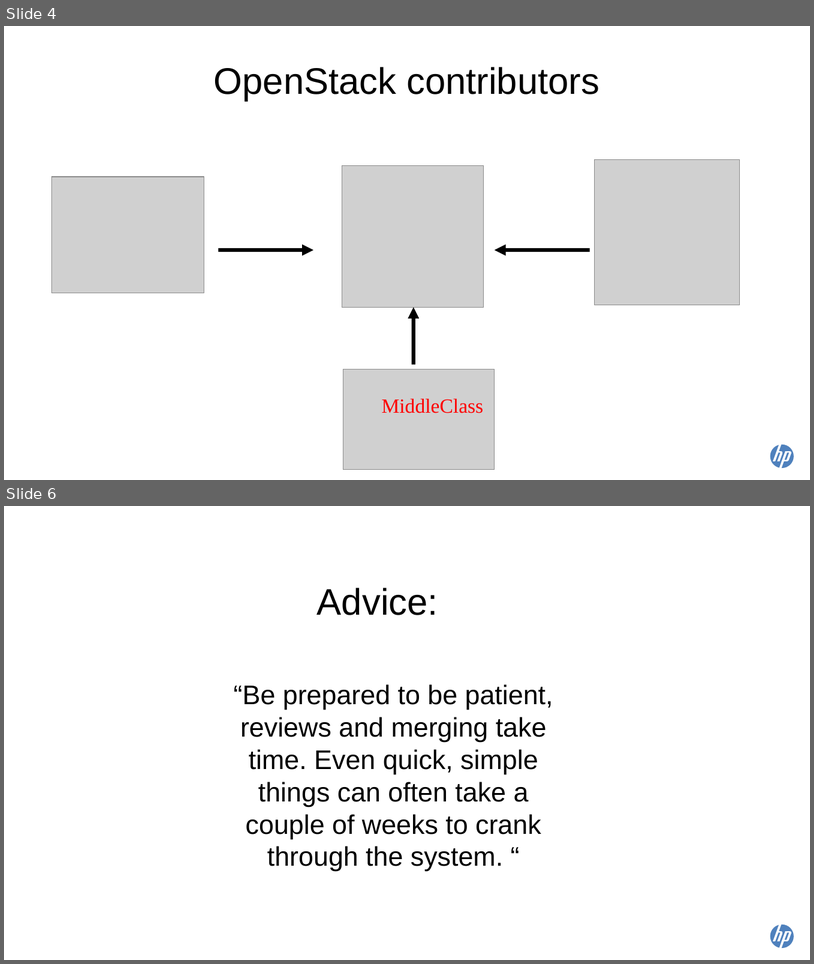
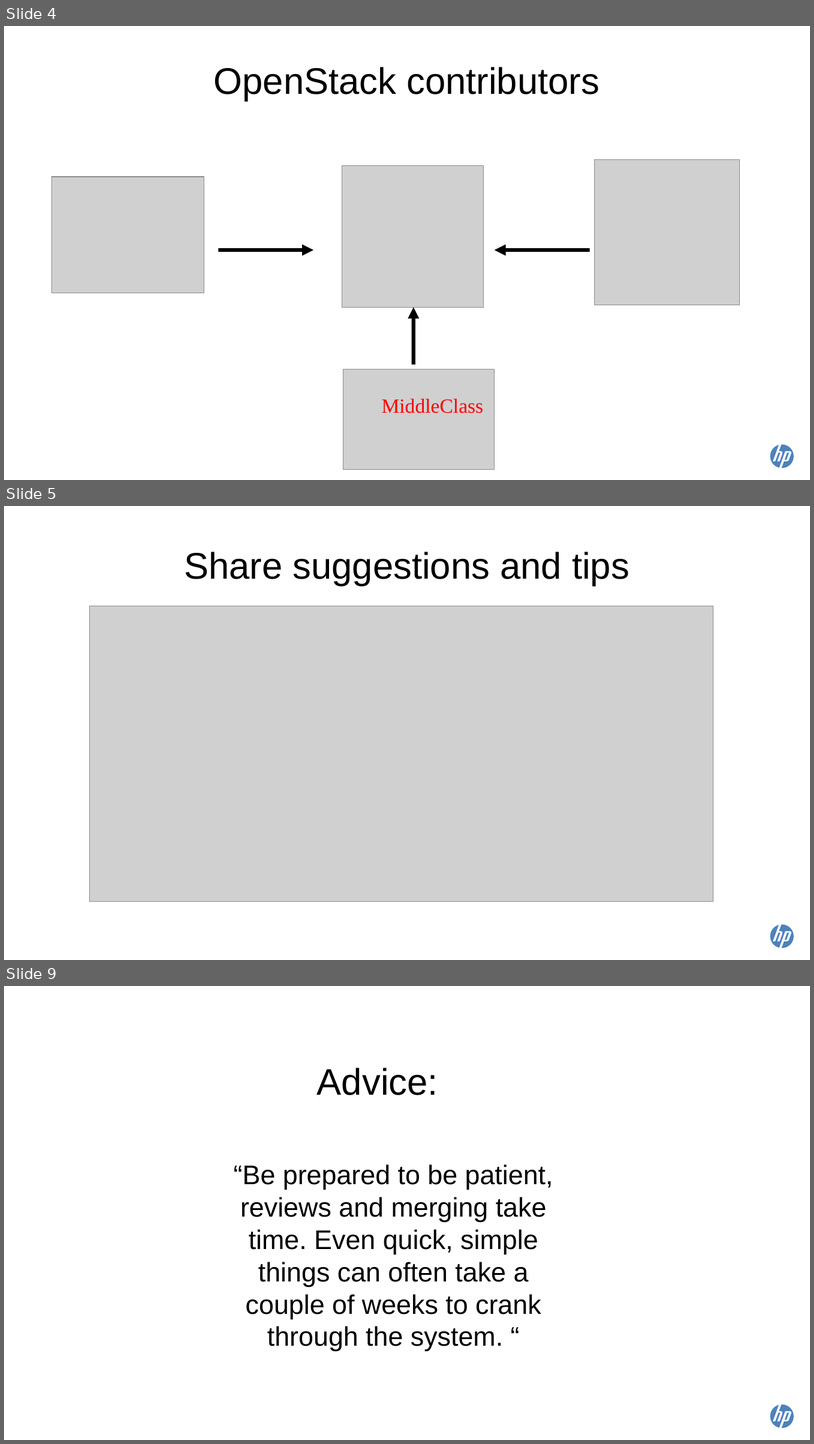
Before and after one commit to scottdangelo/TokyoSummitTalk, a slide deck: Tokyo2015_Contributing_to_OS_201_scottAndreaMerged_oct2.odp. Shown one above the other, each under a label of ours: slides 4 and 6 before the commit, slides 4, 5 and 9 after it; the slides between them are not shown. The pictures are 814x964 and 814x1444 pixels, drawn with LibreOffice and Linux fonts; fonts in the diff are those of the drawing; grey boxes stand for pictures. Boxes give left, top, right and bottom in pixels: in the first picture for what was removed or moved away, otherwise in the second. Text is boxed around its words. In the diff, an @@ line names an element or a change of style, - is before the commit and + after.

```diff
--- a/Tokyo2015_Contributing_to_OS_201_scottAndreaMerged_oct2.odp
+++ b/Tokyo2015_Contributing_to_OS_201_scottAndreaMerged_oct2.odp
@@ slide 5 added at bbox=[4, 506, 810, 960], background #FFFFFF; not listed: 1 template element that a slide beside it also shows @@
@@ title added at bbox=[184, 552, 630, 586], 44 pt, text #000000 @@
+Share suggestions and tips
@@ picture added at bbox=[90, 606, 714, 901] @@
@@ what was slide 6 is now slide 9 @@
```
Also in this commit, not shown: 1 slide changed, 4 other slides added, 3 slides removed, 1 other file.
